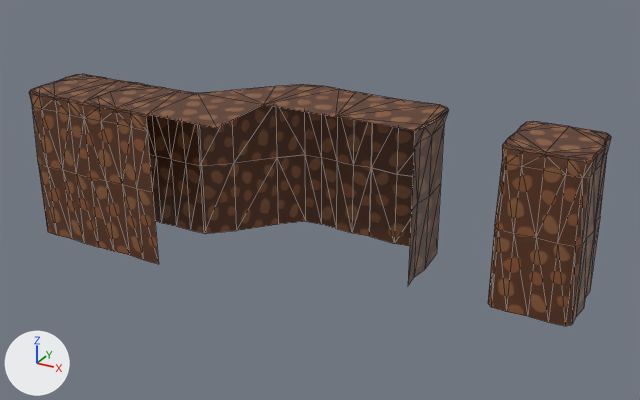
The FBX model Assets/Meshes/LandTiles.fbx: old version first, new version second.
One viewpoint serves both versions: a 50 mm lens placed at (5.15, -8.34, 3.8), pointed at (0.24, 0.59, -0.66). Lighting does not change. The marker at lower left points along +X, +Y and +Z. Mesh edges are drawn as thin lines. Where no turn or scale is listed for an object, it has been applied to the vertices.

Names of what the first picture shows: 'Corner', 'Corner_Cliff', 'Edge', 'Edge_Cliff', 'Grass_Singlewide', 'Grass_SinglewideCap', 'Middle', 'Singelwidecap_cliff', 'Single', 'SingleCliff', 'Singlewide_Cliff', 'Slope', 'Slope_cliff'.
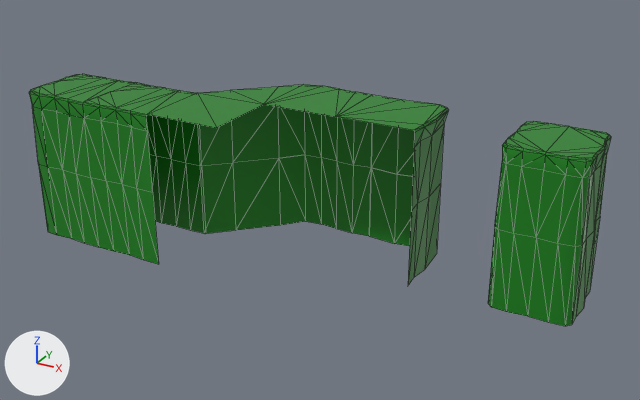
What differs and where, as boxes [x1, y1, x2, y2] in the pictures (640 x 400 px):
'Single', surface changed (brown to green)
    both: [495, 121, 611, 246]
'Grass_Singlewide', surface changed (brown to green)
    both: [82, 82, 202, 192]
'SingleCliff', surface changed (brown to green)
    both: [488, 217, 600, 326]
'Singlewide_Cliff', surface changed (brown to green)
    both: [91, 155, 206, 264]
'Slope_cliff', surface changed (brown to green)
    both: [200, 155, 306, 234]
'Corner', surface changed (brown to green)
    both: [336, 95, 449, 211]
'Slope', surface changed (brown to green)
    both: [198, 84, 305, 166]
'Grass_SinglewideCap', surface changed (brown to green)
    both: [29, 74, 135, 177]
'Edge', surface changed (brown to green)
    both: [264, 84, 372, 168]
'Corner_Cliff', surface changed (brown to green)
    both: [369, 168, 441, 285]
'Edge_Cliff', surface changed (brown to green)
    both: [305, 155, 371, 236]
'Singelwidecap_cliff', surface changed (brown to green)
    both: [38, 164, 99, 247]
'Middle', surface changed (brown to green)
    both: [147, 93, 263, 128]

The edits, one by one:
In material 'Grass' (mat_grass), texture is no longer img_dirty_png.
In material 'Grass' (mat_grass), base_color is now set to (0.00837, 0.225, 0.00993), green #178219.
In material 'Grass' (mat_grass), roughness goes from 0.5 to 0.4.
